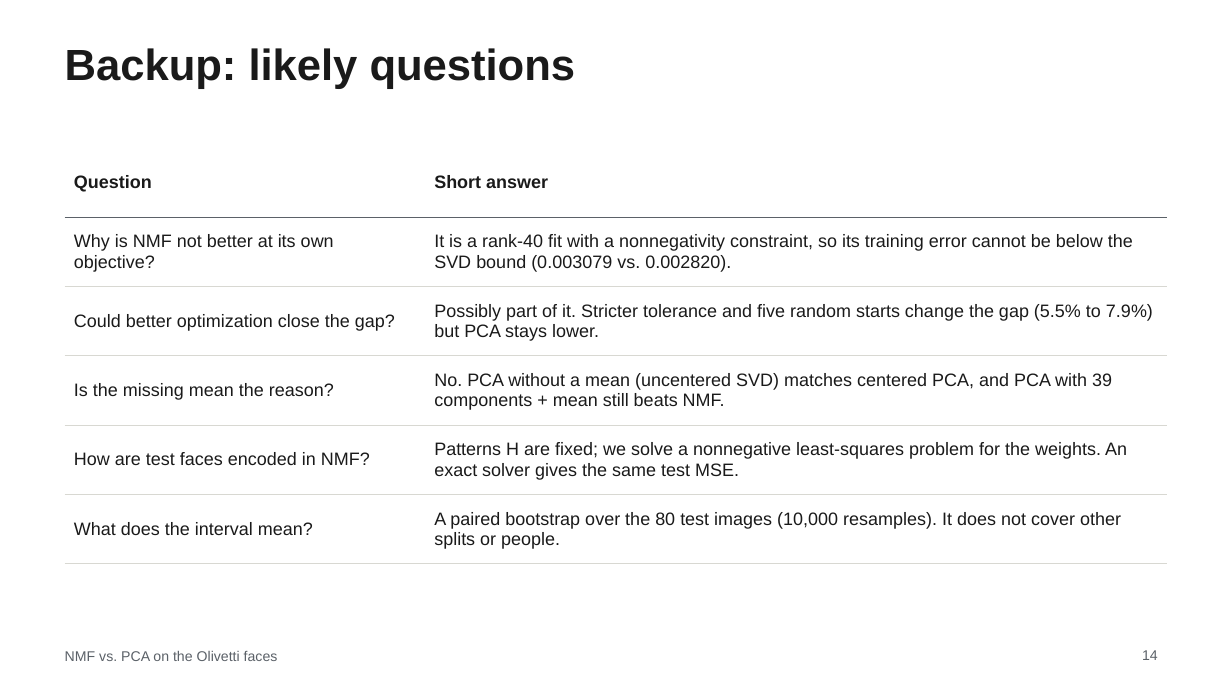
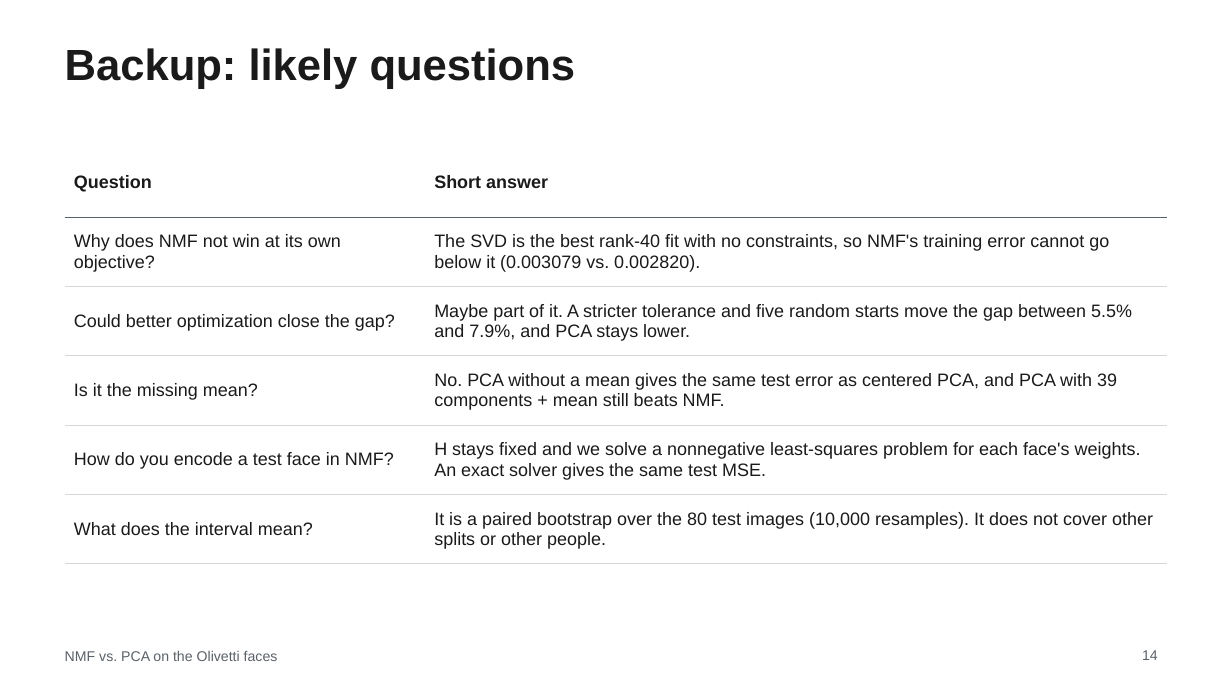
Before and after one commit to MachineWJQ6657/pca-vs-nmf, a slide deck: slide 14 of slides/STOR565_Slides.pptx. Drawn at 1232x693 pixels with LibreOffice and Linux fonts; fonts in the diff are those of the drawing. Boxes give left, top, right and bottom in pixels: in the first picture for what was removed or moved away, otherwise in the second. Text is boxed around its words. In the diff, an @@ line names an element or a change of style, - is before the commit and + after.

```diff
--- a/slides/STOR565_Slides.pptx
+++ b/slides/STOR565_Slides.pptx
@@ table at box(65, 148, 1167, 553) @@
-row 2, column 1: Why is NMF not better at its own objective?
+row 2, column 1: Why does NMF not win at its own objective?
-row 2, column 2: It is a rank-40 fit with a nonnegativity constraint, so its training error cannot be below the SVD bound (0.003079 vs. 0.002820).
+row 2, column 2: The SVD is the best rank-40 fit with no constraints, so NMF's training error cannot go below it (0.003079 vs. 0.002820).
-row 3, column 2: Possibly part of it. Stricter tolerance and five random starts change the gap (5.5% to 7.9%) but PCA stays lower.
+row 3, column 2: Maybe part of it. A stricter tolerance and five random starts move the gap between 5.5% and 7.9%, and PCA stays lower.
-row 4, column 1: Is the missing mean the reason?
+row 4, column 1: Is it the missing mean?
-row 4, column 2: No. PCA without a mean (uncentered SVD) matches centered PCA, and PCA with 39 components + mean still beats NMF.
+row 4, column 2: No. PCA without a mean gives the same test error as centered PCA, and PCA with 39 components + mean still beats NMF.
-row 5, column 1: How are test faces encoded in NMF?
+row 5, column 1: How do you encode a test face in NMF?
-row 5, column 2: Patterns H are fixed; we solve a nonnegative least-squares problem for the weights. An exact solver gives the same test MSE.
+row 5, column 2: H stays fixed and we solve a nonnegative least-squares problem for each face's weights. An exact solver gives the same test MSE.
-row 6, column 2: A paired bootstrap over the 80 test images (10,000 resamples). It does not cover other splits or people.
+row 6, column 2: It is a paired bootstrap over the 80 test images (10,000 resamples). It does not cover other splits or other people.
```
Also in this commit, not shown: 13 other slides changed, 1 other file.
